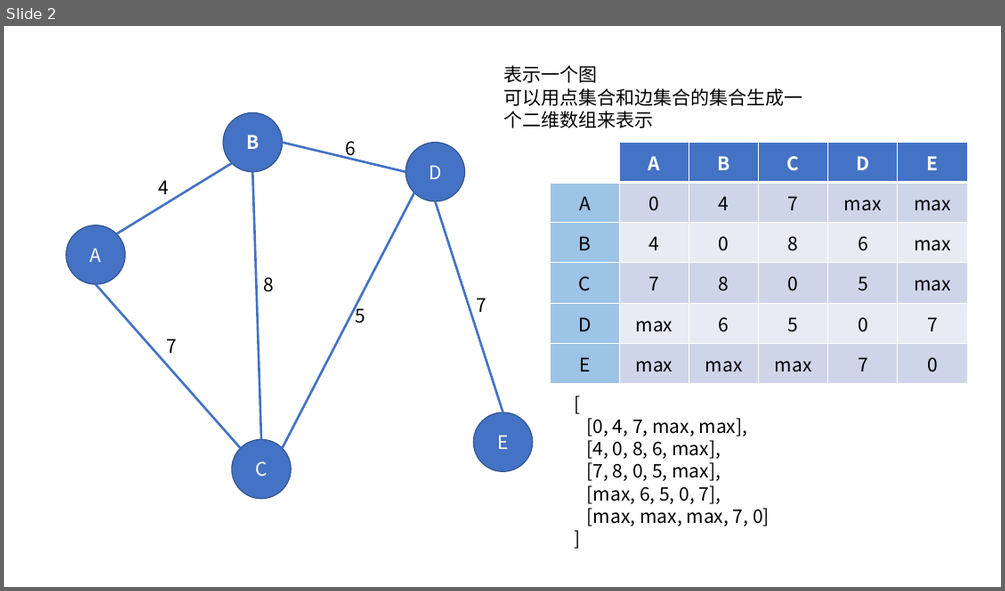
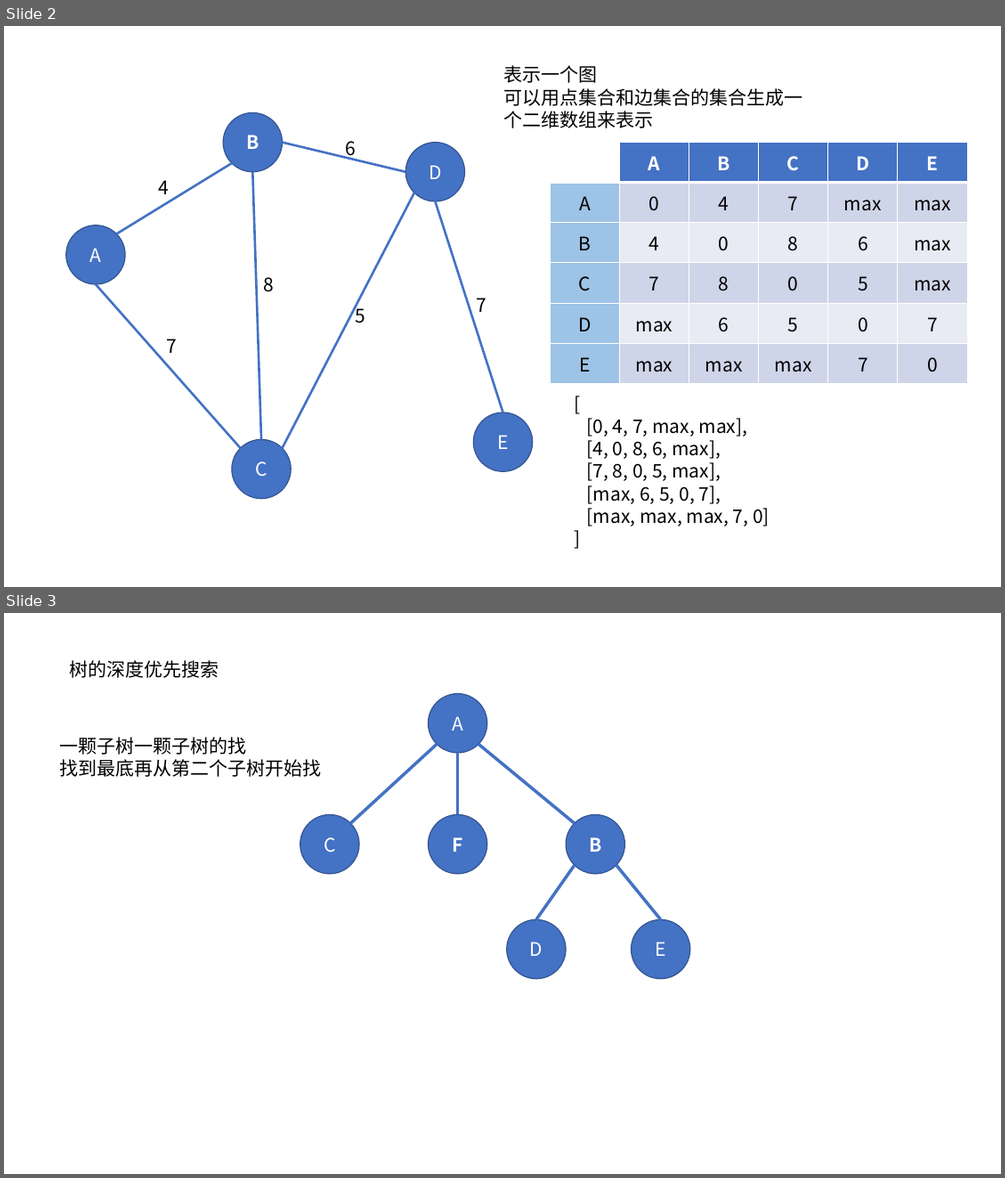
Before and after one commit to CDaLoong/AlgorithmToPractice, a slide deck: JavaScript语言/树相关/ppt/树图形.pptx. Shown one above the other, each under a label of ours: slide 2 before the commit, slides 2 and 3 after it. The pictures are 1005x591 and 1005x1178 pixels, drawn with LibreOffice and Linux fonts; fonts in the diff are those of the drawing. Boxes give left, top, right and bottom in pixels: in the first picture for what was removed or moved away, otherwise in the second. Text is boxed around its words. In the diff, an @@ line names an element or a change of style, - is before the commit and + after.

```diff
--- a/JavaScript语言/树相关/ppt/树图形.pptx
+++ b/JavaScript语言/树相关/ppt/树图形.pptx
@@ slide 3 added at <box>4,613,1001,1174</box>, background #FFFFFF @@
@@ text added at <box>69,660,218,678</box>, 18 pt, text #000000 @@
+树的深度优先搜索
@@ ellipse added at <box>428,694,487,753</box>, fill #4472C4, outline #325491 1 pt, 18 pt, text #FFFFFF @@
+A
@@ text added at <box>60,737,322,777</box>, 18 pt, text #000000 @@
+一颗子树一颗子树的找
+找到最底再从第二个子树开始找
@@ line added from (437, 744) to (351, 823), #4472C4 3 pt @@
@@ line added from (479, 744) to (574, 823), #4472C4 3 pt @@
@@ line added from (458, 753) to (458, 815), #4472C4 3 pt @@
@@ ellipse added at <box>300,815,359,874</box>, fill #4472C4, outline #325491 1 pt, 18 pt, text #FFFFFF @@
+C
@@ ellipse added at <box>428,815,487,874</box>, fill #4472C4, outline #325491 1 pt, 18 pt, text #FFFFFF, bold @@
+F
@@ ellipse added at <box>566,815,624,874</box>, fill #4472C4, outline #325491 1 pt, 18 pt, text #FFFFFF, bold @@
+B
@@ line added from (574, 865) to (536, 919), #4472C4 3 pt @@
@@ line added from (616, 865) to (661, 919), #4472C4 3 pt @@
@@ ellipse added at <box>507,919,566,979</box>, fill #4472C4, outline #325491 1 pt, 18 pt, text #FFFFFF @@
+D
@@ ellipse added at <box>631,919,690,979</box>, fill #4472C4, outline #325491 1 pt, 18 pt, text #FFFFFF @@
+E
```
Also in this commit, not shown: 2 other slides added, 4 other files.
